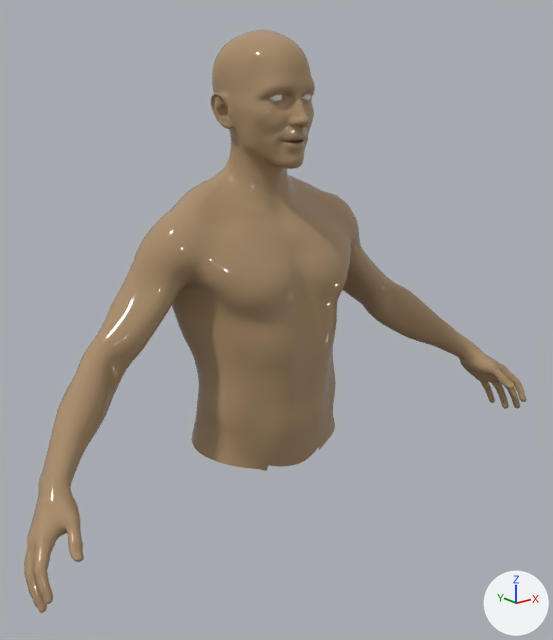
An edit to the FBX model Assets/Content/Art/Meshes/humanoid VR RIG.fbx, drawn before and after from the same camera.
Both versions are drawn from a 50 mm camera at (-0.906, -1.171, 1.703) aimed at (-0.027, -0.072, 1.264). Every picture has the same lights, and +X, +Y and +Z are marked at lower right.

In view in the first picture: 'Body', 'Eyes'.
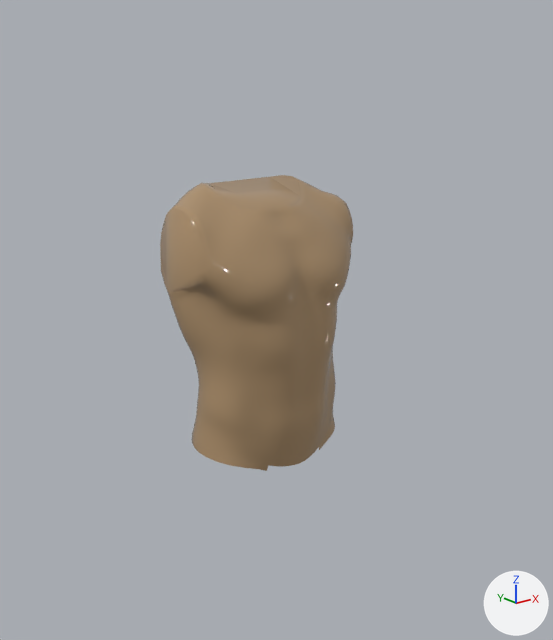
Where the change shows, as pixel boxes [x1, y1, x2, y2] in the pictures (553 x 640 px):
'Body', reshaped (61% narrower, 49% shorter): before [24, 29, 526, 613]; after [160, 175, 353, 471]
'Eyes', deleted: before [270, 94, 311, 100]
part 1 of me_body_001, deleted (brown): before [24, 29, 526, 613]

The edits, one by one:
me_body_001 is used by ob_body; location (0.0, 0.0, -0.006).
me_body_001 had 18424 vertices, 18425 faces and spanned x -0.593..0.593, y -0.245..0.143, z 0.96..1.797.
me_body_001 now has 1765 vertices, 1688 faces and spans x -0.181..0.207, y -0.134..0.143, z 0.964..1.524.
me_body_001 part 1: 16659 vertices removed from x -0.593..0.593, y -0.245..0.111, z 0.96..1.797.
Object 'Eyes' (ob_eyes) is deleted.
